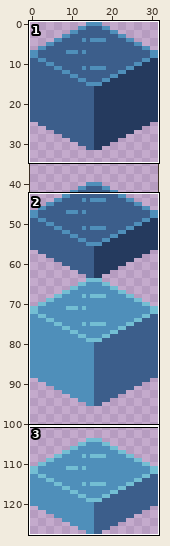
Two versions of one pixel-art file, assets/img/water_blocks.aseprite. The picture above shows the old version from afar; the outline marks the close-up.
Close-up. First the earlier version:
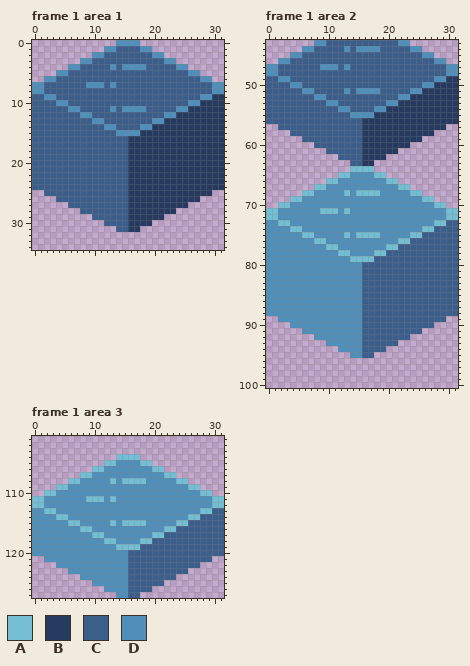
32x128 pixels, 5 frames. Shown: frame 1 area 1: x 0..31, y 0..34; frame 1 area 2: x 0..31, y 43..100; frame 1 area 3: x 0..31, y 101..127. The commit also changed other frames or places, which this record leaves out.
Palette (. is transparent): A #73bed3  B #253a5e  C #3c5e8b  D #4f8fba
The result:
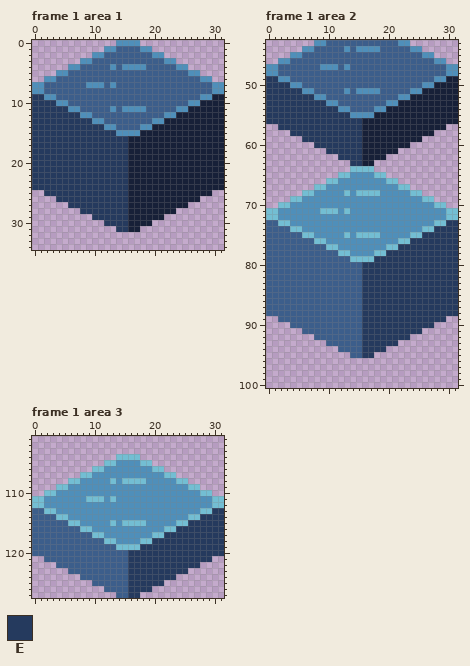
Colours new in this view: E #253a5e
The exact change:
@@ palette @@
-B #253a5e
+B #172038
--- frame 1 area 1, layer "Cube"
@@ x 0..17 @@
  8 DDCCCCCCCCCCCCCCCC
- 9 CCDDCCCCCCCCCCCCCC
-10 CCCCDDCCCCCCCCCCCC
-11 CCCCCCDDCCCCCDCDDD
-12 CCCCCCCCDDCCCCCCCC
-13 CCCCCCCCCCDDCCCCCC
-14 CCCCCCCCCCCCDDCCCC
-15 CCCCCCCCCCCCCCDDDD
-16 CCCCCCCCCCCCCCCCBB
-17 CCCCCCCCCCCCCCCCBB
-18 CCCCCCCCCCCCCCCCBB
-19 CCCCCCCCCCCCCCCCBB
-20 CCCCCCCCCCCCCCCCBB
-21 CCCCCCCCCCCCCCCCBB
-22 CCCCCCCCCCCCCCCCBB
-23 CCCCCCCCCCCCCCCCBB
-24 CCCCCCCCCCCCCCCCBB
-25 ..CCCCCCCCCCCCCCBB
-26 ....CCCCCCCCCCCCBB
-27 ......CCCCCCCCCCBB
-28 ........CCCCCCCCBB
-29 ..........CCCCCCBB
-30 ............CCCCBB
-31 ..............CCBB
+ 9 EEDDCCCCCCCCCCCCCC
+10 EEEEDDCCCCCCCCCCCC
+11 EEEEEEDDCCCCCDCDDD
+12 EEEEEEEEDDCCCCCCCC
+13 EEEEEEEEEEDDCCCCCC
+14 EEEEEEEEEEEEDDCCCC
+15 EEEEEEEEEEEEEEDDDD
+16 EEEEEEEEEEEEEEEEBB
+17 EEEEEEEEEEEEEEEEBB
+18 EEEEEEEEEEEEEEEEBB
+19 EEEEEEEEEEEEEEEEBB
+20 EEEEEEEEEEEEEEEEBB
+21 EEEEEEEEEEEEEEEEBB
+22 EEEEEEEEEEEEEEEEBB
+23 EEEEEEEEEEEEEEEEBB
+24 EEEEEEEEEEEEEEEEBB
+25 ..EEEEEEEEEEEEEEBB
+26 ....EEEEEEEEEEEEBB
+27 ......EEEEEEEEEEBB
+28 ........EEEEEEEEBB
+29 ..........EEEEEEBB
+30 ............EEEEBB
+31 ..............EEBB
 32 ..................
--- frame 1 area 2, layer "Cube"
@@ x 0..17 @@
  48 DDCCCCCCCCCCCCCCCC
- 49 CCDDCCCCCCCCCCCCCC
- 50 CCCCDDCCCCCCCCCCCC
- 51 CCCCCCDDCCCCCDCDDD
- 52 CCCCCCCCDDCCCCCCCC
- 53 CCCCCCCCCCDDCCCCCC
- 54 CCCCCCCCCCCCDDCCCC
- 55 CCCCCCCCCCCCCCDDDD
- 56 CCCCCCCCCCCCCCCCBB
- 57 ..CCCCCCCCCCCCCCBB
- 58 ....CCCCCCCCCCCCBB
- 59 ......CCCCCCCCCCBB
- 60 ........CCCCCCCCBB
- 61 ..........CCCCCCBB
- 62 ............CCCCBB
- 63 ..............CCBB
+ 49 EEDDCCCCCCCCCCCCCC
+ 50 EEEEDDCCCCCCCCCCCC
+ 51 EEEEEEDDCCCCCDCDDD
+ 52 EEEEEEEEDDCCCCCCCC
+ 53 EEEEEEEEEEDDCCCCCC
+ 54 EEEEEEEEEEEEDDCCCC
+ 55 EEEEEEEEEEEEEEDDDD
+ 56 EEEEEEEEEEEEEEEEBB
+ 57 ..EEEEEEEEEEEEEEBB
+ 58 ....EEEEEEEEEEEEBB
+ 59 ......EEEEEEEEEEBB
+ 60 ........EEEEEEEEBB
+ 61 ..........EEEEEEBB
+ 62 ............EEEEBB
+ 63 ..............EEBB
  64 ..............AAAA
@@ x 0..31 @@
  72 AADDDDDDDDDDDDDDDDDDDDDDDDDDDDAA
- 73 DDAADDDDDDDDDDDDDDDDDDDDDDDDAACC
- 74 DDDDAADDDDDDDDDDDDDDDDDDDDAACCCC
- 75 DDDDDDAADDDDDADAAAADDDDDAACCCCCC
- 76 DDDDDDDDAADDDDDDDDDDDDAACCCCCCCC
- 77 DDDDDDDDDDAADDDDDDDDAACCCCCCCCCC
- 78 DDDDDDDDDDDDAADDDDAACCCCCCCCCCCC
- 79 DDDDDDDDDDDDDDAAAACCCCCCCCCCCCCC
- 80 DDDDDDDDDDDDDDDDCCCCCCCCCCCCCCCC
- 81 DDDDDDDDDDDDDDDDCCCCCCCCCCCCCCCC
- 82 DDDDDDDDDDDDDDDDCCCCCCCCCCCCCCCC
- 83 DDDDDDDDDDDDDDDDCCCCCCCCCCCCCCCC
- 84 DDDDDDDDDDDDDDDDCCCCCCCCCCCCCCCC
- 85 DDDDDDDDDDDDDDDDCCCCCCCCCCCCCCCC
- 86 DDDDDDDDDDDDDDDDCCCCCCCCCCCCCCCC
- 87 DDDDDDDDDDDDDDDDCCCCCCCCCCCCCCCC
- 88 DDDDDDDDDDDDDDDDCCCCCCCCCCCCCCCC
- 89 ..DDDDDDDDDDDDDDCCCCCCCCCCCCCC..
- 90 ....DDDDDDDDDDDDCCCCCCCCCCCC....
- 91 ......DDDDDDDDDDCCCCCCCCCC......
- 92 ........DDDDDDDDCCCCCCCC........
- 93 ..........DDDDDDCCCCCC..........
- 94 ............DDDDCCCC............
- 95 ..............DDCC..............
+ 73 CCAADDDDDDDDDDDDDDDDDDDDDDDDAAEE
+ 74 CCCCAADDDDDDDDDDDDDDDDDDDDAAEEEE
+ 75 CCCCCCAADDDDDADAAAADDDDDAAEEEEEE
+ 76 CCCCCCCCAADDDDDDDDDDDDAAEEEEEEEE
+ 77 CCCCCCCCCCAADDDDDDDDAAEEEEEEEEEE
+ 78 CCCCCCCCCCCCAADDDDAAEEEEEEEEEEEE
+ 79 CCCCCCCCCCCCCCAAAAEEEEEEEEEEEEEE
+ 80 CCCCCCCCCCCCCCCCEEEEEEEEEEEEEEEE
+ 81 CCCCCCCCCCCCCCCCEEEEEEEEEEEEEEEE
+ 82 CCCCCCCCCCCCCCCCEEEEEEEEEEEEEEEE
+ 83 CCCCCCCCCCCCCCCCEEEEEEEEEEEEEEEE
+ 84 CCCCCCCCCCCCCCCCEEEEEEEEEEEEEEEE
+ 85 CCCCCCCCCCCCCCCCEEEEEEEEEEEEEEEE
+ 86 CCCCCCCCCCCCCCCCEEEEEEEEEEEEEEEE
+ 87 CCCCCCCCCCCCCCCCEEEEEEEEEEEEEEEE
+ 88 CCCCCCCCCCCCCCCCEEEEEEEEEEEEEEEE
+ 89 ..CCCCCCCCCCCCCCEEEEEEEEEEEEEE..
+ 90 ....CCCCCCCCCCCCEEEEEEEEEEEE....
+ 91 ......CCCCCCCCCCEEEEEEEEEE......
+ 92 ........CCCCCCCCEEEEEEEE........
+ 93 ..........CCCCCCEEEEEE..........
+ 94 ............CCCCEEEE............
+ 95 ..............CCEE..............
  96 ................................
--- frame 1 area 3, layer "Cube"
@@ x 0..31 @@
 112 AADDDDDDDDDDDDDDDDDDDDDDDDDDDDAA
-113 DDAADDDDDDDDDDDDDDDDDDDDDDDDAACC
-114 DDDDAADDDDDDDDDDDDDDDDDDDDAACCCC
-115 DDDDDDAADDDDDADAAAADDDDDAACCCCCC
-116 DDDDDDDDAADDDDDDDDDDDDAACCCCCCCC
-117 DDDDDDDDDDAADDDDDDDDAACCCCCCCCCC
-118 DDDDDDDDDDDDAADDDDAACCCCCCCCCCCC
-119 DDDDDDDDDDDDDDAAAACCCCCCCCCCCCCC
-120 DDDDDDDDDDDDDDDDCCCCCCCCCCCCCCCC
-121 ..DDDDDDDDDDDDDDCCCCCCCCCCCCCC..
-122 ....DDDDDDDDDDDDCCCCCCCCCCCC....
-123 ......DDDDDDDDDDCCCCCCCCCC......
-124 ........DDDDDDDDCCCCCCCC........
-125 ..........DDDDDDCCCCCC..........
-126 ............DDDDCCCC............
-127 ..............DDCC..............
+113 CCAADDDDDDDDDDDDDDDDDDDDDDDDAAEE
+114 CCCCAADDDDDDDDDDDDDDDDDDDDAAEEEE
+115 CCCCCCAADDDDDADAAAADDDDDAAEEEEEE
+116 CCCCCCCCAADDDDDDDDDDDDAAEEEEEEEE
+117 CCCCCCCCCCAADDDDDDDDAAEEEEEEEEEE
+118 CCCCCCCCCCCCAADDDDAAEEEEEEEEEEEE
+119 CCCCCCCCCCCCCCAAAAEEEEEEEEEEEEEE
+120 CCCCCCCCCCCCCCCCEEEEEEEEEEEEEEEE
+121 ..CCCCCCCCCCCCCCEEEEEEEEEEEEEE..
+122 ....CCCCCCCCCCCCEEEEEEEEEEEE....
+123 ......CCCCCCCCCCEEEEEEEEEE......
+124 ........CCCCCCCCEEEEEEEE........
+125 ..........CCCCCCEEEEEE..........
+126 ............CCCCEEEE............
+127 ..............CCEE..............
Changed places in both close-ups, as pixel boxes (x1, y1, x2, y2):
changed: (32, 94, 224, 232)
changed: (266, 76, 458, 166)
changed: (266, 220, 458, 358)
changed: (32, 508, 224, 598)
